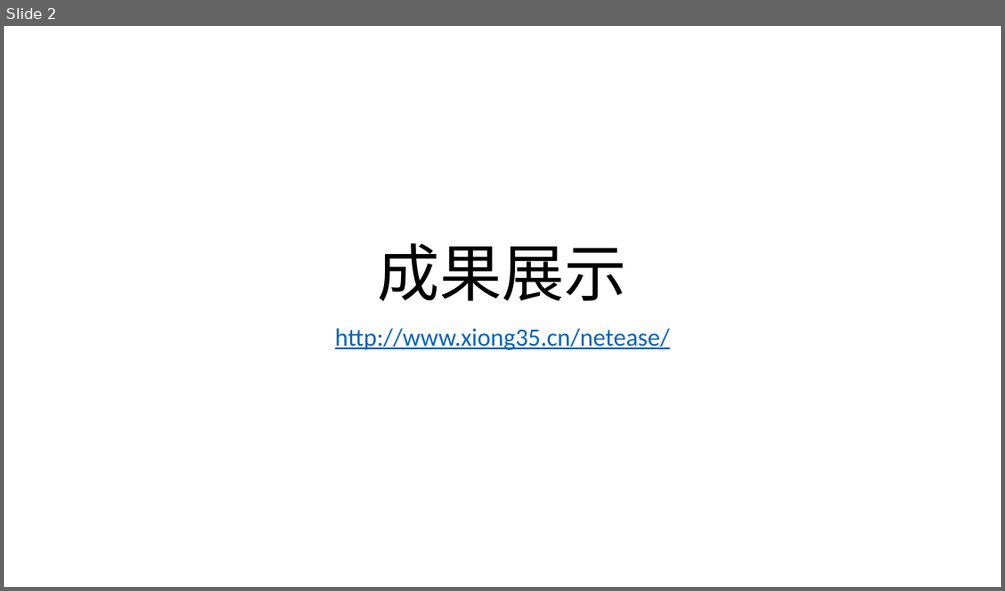
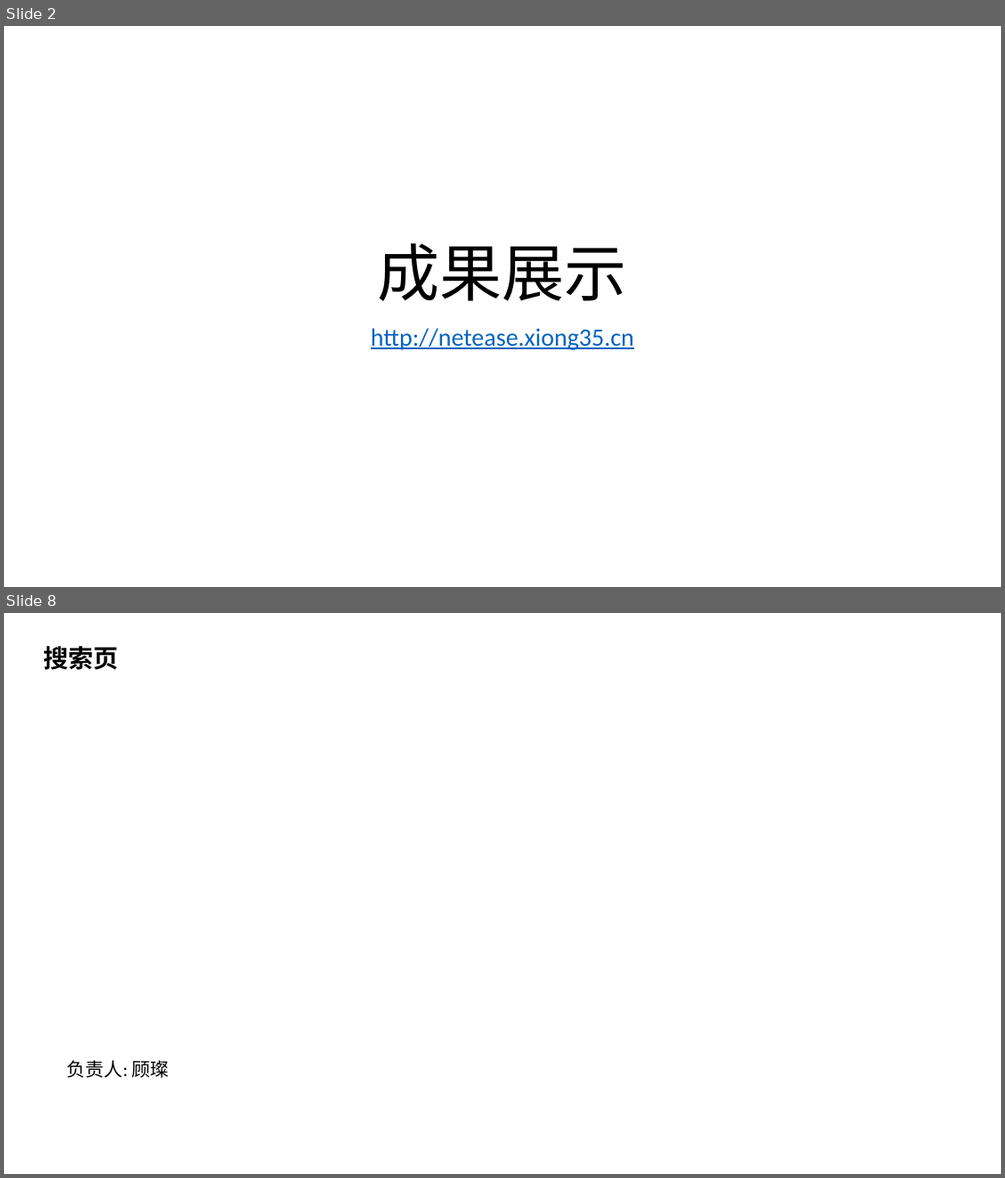
Before and after one commit to xiong35/netease-web, a slide deck: docs/项目介绍.pptx. Shown one above the other, each under a label of ours: slide 2 before the commit, slides 2 and 8 after it; the slides between them are not shown. The pictures are 1005x591 and 1005x1178 pixels, drawn with LibreOffice and Linux fonts; fonts in the diff are those of the drawing. Boxes give left, top, right and bottom in pixels: in the first picture for what was removed or moved away, otherwise in the second. Text is boxed around its words. In the diff, an @@ line names an element or a change of style, - is before the commit and + after.

```diff
--- a/docs/项目介绍.pptx
+++ b/docs/项目介绍.pptx
@@ slide 8 added at (4, 613, 1001, 1174), background #FFFFFF @@
@@ text added at (43, 646, 118, 670), 24 pt, text #000000, bold @@
+搜索页
@@ text added at (67, 1060, 170, 1078), 18 pt, text #000000 @@
+负责人: 顾璨
@@ slide 2 changed as well @@
@@ subtitle at (371, 328, 634, 350): text changed @@
-http://www.xiong35.cn/netease/
+http://netease.xiong35.cn
```
Also in this commit, not shown: 2 other slides changed, 16 other slides added, 1 slide removed, 3 other files.
